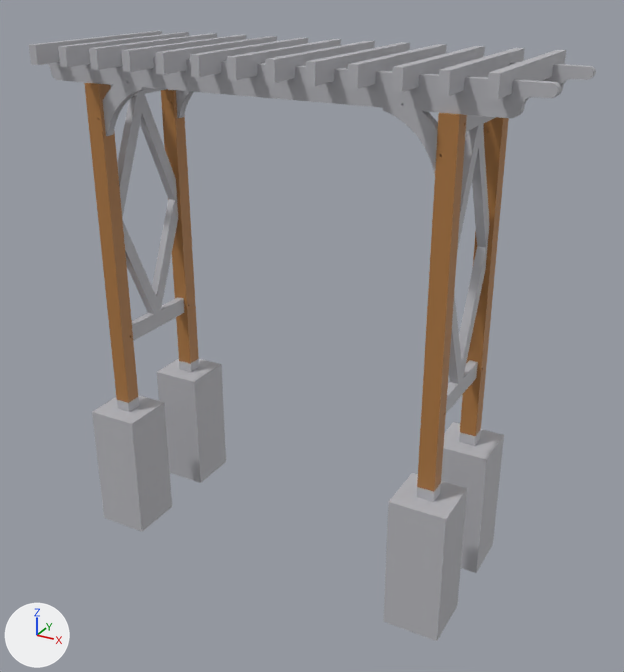
A saved change to the glTF model site/contenu/modeles/tonnelle-jasmin.glb.
Both versions are drawn from a 50 mm lens placed at (3.2, -3.42, 2.4), pointed at (1.12, 0.37, 0.5). Lighting does not change. The marker at lower left points along +X, +Y and +Z. The older version comes first.

Names of what the first picture shows: 'Aisseliers droit (2)', 'Aisseliers gauche (2)', 'Chevrons', 'Losange — bas arrière (2)', 'Losange — bas avant (2)', 'Losange — haut arrière (2)', 'Losange — haut avant (2)', 'Pieds de poteau (4)', 'Plots de fondation (4)', 'Poteau arrière droit', 'Poteau arrière gauche', 'Poteau avant droit', 'Poteau avant gauche', 'Sablières (2)', 'Traverses basses (2)' and 1 more.
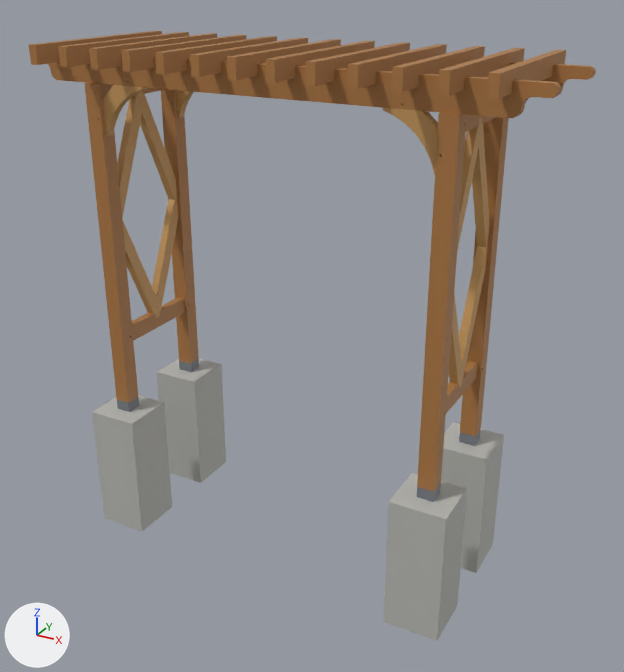
Boxes (x1, y1, x2, y2) around the edits, measured in the pictures (624 x 672 px):
'Chevrons', recoloured (grey to brown)
    both: (29, 31, 566, 100)
'Sablières (2)', recoloured (grey to brown)
    both: (48, 55, 596, 118)
'Losange — bas arrière (2)', recoloured
    both: (152, 199, 488, 386)
'Losange — haut arrière (2)', recoloured
    both: (140, 90, 489, 248)
'Losange — haut avant (2)', recoloured
    both: (117, 92, 481, 248)
'Losange — bas avant (2)', recoloured
    both: (122, 220, 462, 388)
'Traverses basses (2)', recoloured
    both: (132, 297, 478, 413)
'Aisseliers gauche (2)', recoloured (grey to orange)
    both: (103, 81, 193, 136)
'Aisseliers droit (2)', recoloured (grey to orange)
    both: (383, 103, 484, 175)
'Pieds de poteau (4)', recoloured
    both: (117, 359, 481, 502)

The change, as a list of edits to the scene's bpy script:
```text
Change mat_aisseliers_droit__2:
    mat_aisseliers_droit__2.base_color: (0.477, 0.477, 0.507) -> (0.571, 0.319, 0.107)  # grey #b8b8bd -> orange #c7995c
Change mat_aisseliers_gauche__2:
    mat_aisseliers_gauche__2.base_color: (0.477, 0.477, 0.507) -> (0.571, 0.319, 0.107)  # grey #b8b8bd -> orange #c7995c
Change mat_chevrons:
    mat_chevrons.base_color: (0.477, 0.477, 0.507) -> (0.418, 0.188, 0.0545)  # grey #b8b8bd -> brown #ad7842
Change mat_losange___bas_arrière__2:
    mat_losange___bas_arrière__2.base_color: (0.477, 0.477, 0.507) -> (0.571, 0.319, 0.107)  # grey #b8b8bd -> orange #c7995c
Change mat_losange___bas_avant__2:
    mat_losange___bas_avant__2.base_color: (0.477, 0.477, 0.507) -> (0.571, 0.319, 0.107)  # grey #b8b8bd -> orange #c7995c
Change mat_losange___haut_arrière__2:
    mat_losange___haut_arrière__2.base_color: (0.477, 0.477, 0.507) -> (0.571, 0.319, 0.107)  # grey #b8b8bd -> orange #c7995c
Change mat_losange___haut_avant__2:
    mat_losange___haut_avant__2.base_color: (0.477, 0.477, 0.507) -> (0.571, 0.319, 0.107)  # grey #b8b8bd -> orange #c7995c
Change mat_pieds_de_poteau__4:
    mat_pieds_de_poteau__4.base_color: (0.477, 0.477, 0.507) -> (0.171, 0.188, 0.216)  # grey #b8b8bd -> grey #737880
Change mat_sablières__2:
    mat_sablières__2.base_color: (0.477, 0.477, 0.507) -> (0.418, 0.188, 0.0545)  # grey #b8b8bd -> brown #ad7842
Change mat_traverses_basses__2:
    mat_traverses_basses__2.base_color: (0.477, 0.477, 0.507) -> (0.418, 0.188, 0.0545)  # grey #b8b8bd -> brown #ad7842
```
